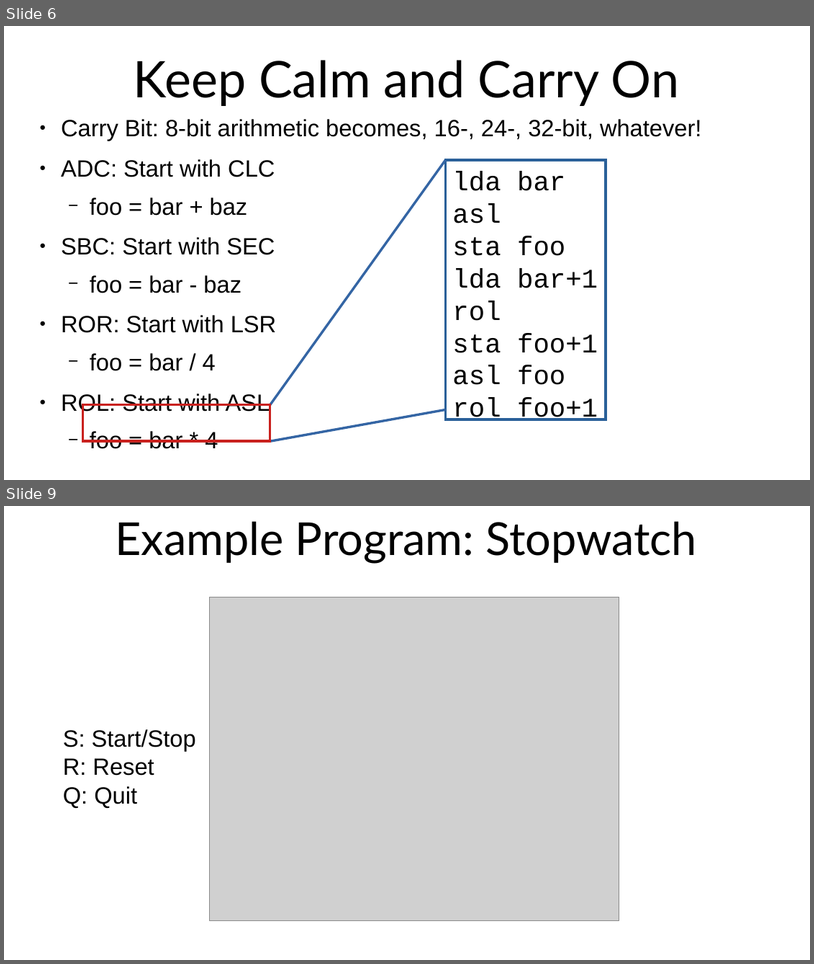
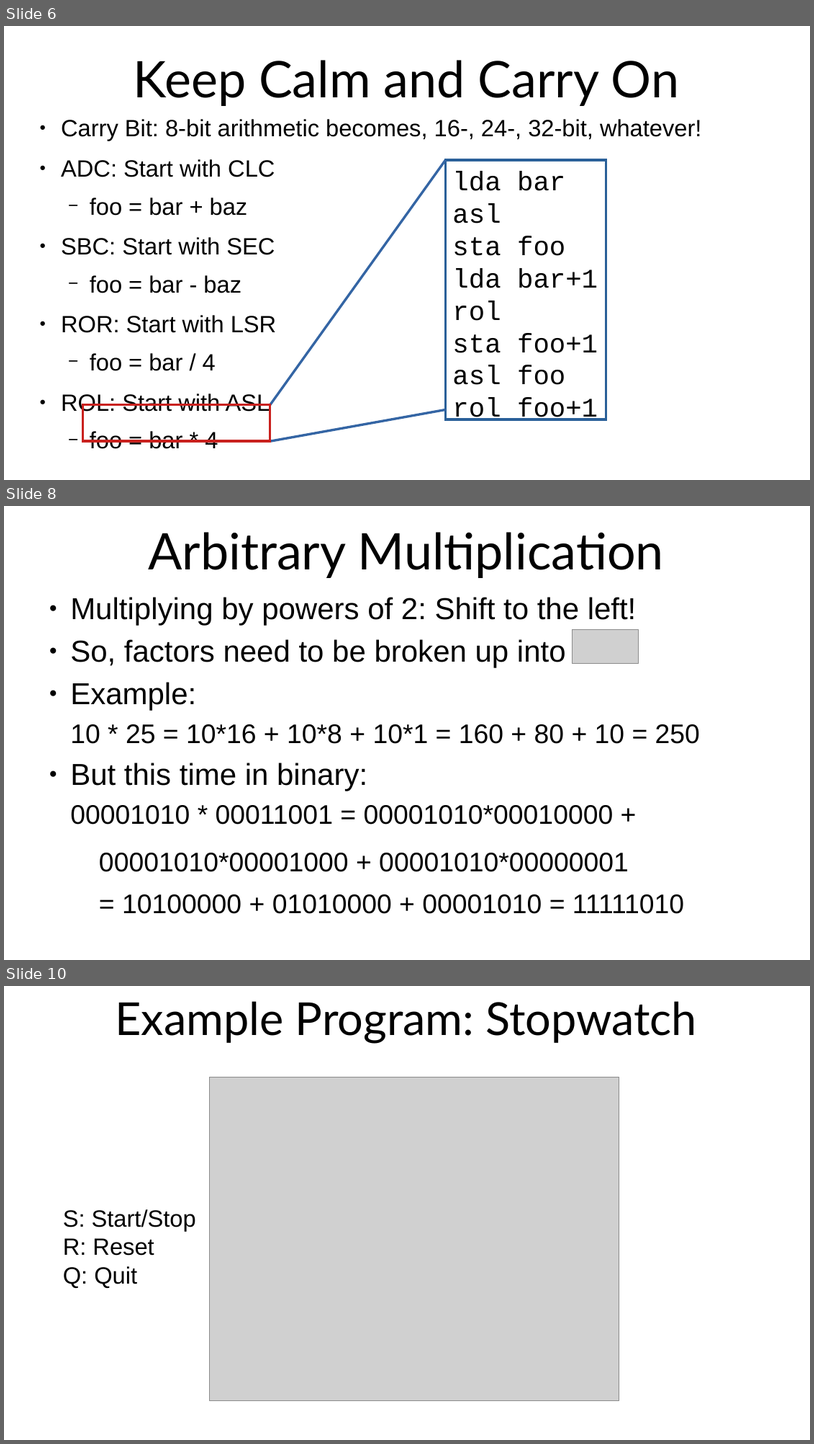
Before and after one commit to SlithyMatt/x16-assembly-tutorial, a slide deck: Lesson11/Lesson11.odp. Shown one above the other, each under a label of ours: slides 6 and 9 before the commit, slides 6, 8 and 10 after it; the slides between them are not shown. The pictures are 814x964 and 814x1444 pixels, drawn with LibreOffice and Linux fonts; fonts in the diff are those of the drawing; grey boxes stand for pictures. Boxes give left, top, right and bottom in pixels: in the first picture for what was removed or moved away, otherwise in the second. Text is boxed around its words. In the diff, an @@ line names an element or a change of style, - is before the commit and + after.

```diff
--- a/Lesson11/Lesson11.odp
+++ b/Lesson11/Lesson11.odp
@@ slide 8 added at [4, 506, 810, 960], background #FFFFFF @@
@@ title added at [148, 532, 664, 578], 60 pt, text #000000 @@
+Arbitrary Multiplication
@@ text added at [70, 597, 700, 914], 32 pt, text #000000 @@
+● Multiplying by powers of 2: Shift to the left!
+● So, factors need to be broken up into
+● Example:
+10 * 25 = 10*16 + 10*8 + 10*1 = 160 + 80 + 10 = 250
+● But this time in binary:
+00001010 * 00011001 = 00001010*00010000 +
+  00001010*00001000 + 00001010*00000001
+  = 10100000 + 01010000 + 00001010 = 11111010
@@ picture added at [573, 629, 638, 663] @@
@@ what was slide 9 is now slide 10 @@
```
Also in this commit, not shown: 1 slide changed, 1 other slide added, 1 slide removed.
